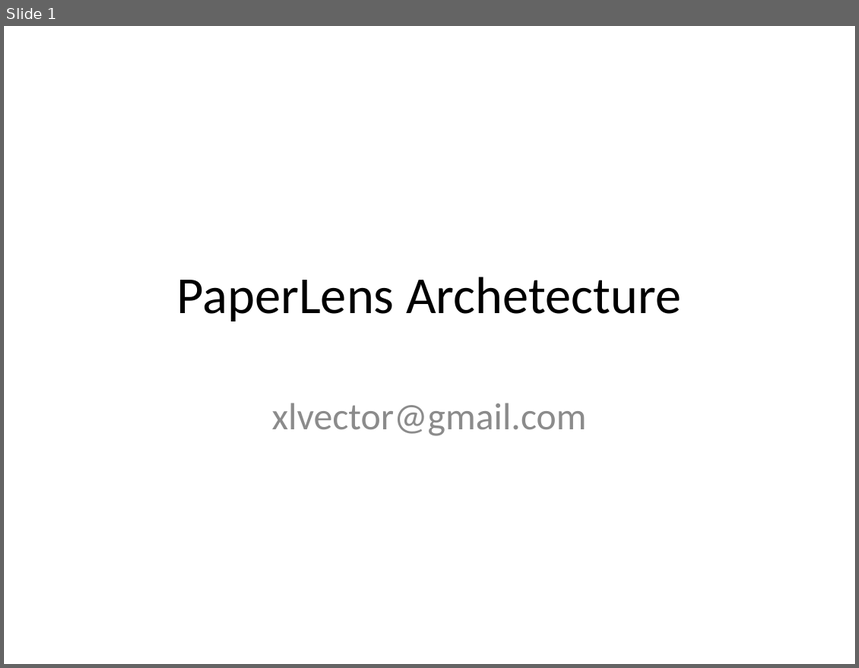
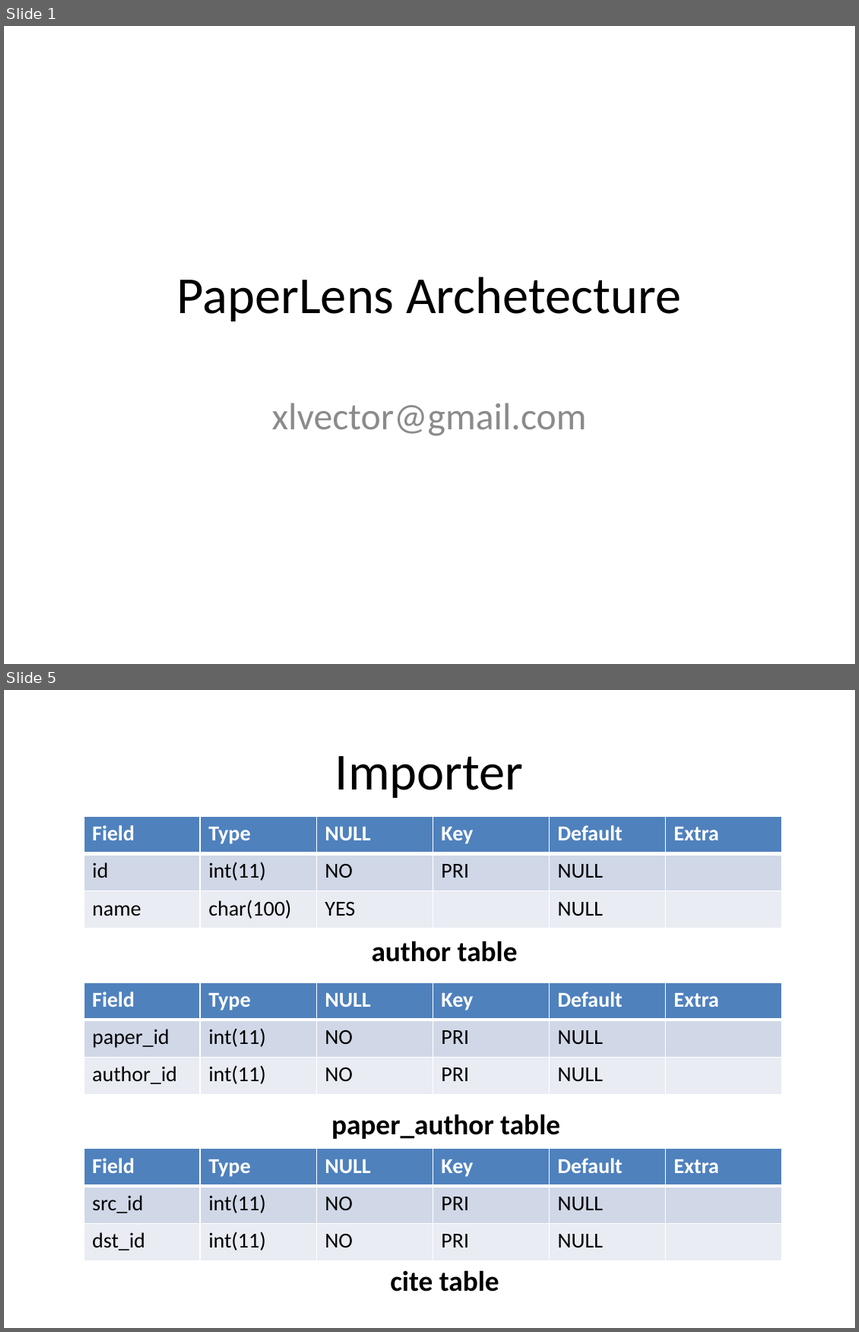
Before and after one commit to amumu-dev/paperlens, a slide deck: doc/PPT/PaperLens Archetecture.pptx. Shown one above the other, each under a label of ours: slide 1 before the commit, slides 1 and 5 after it; the slides between them are not shown. The pictures are 859x668 and 859x1332 pixels, drawn with LibreOffice and Linux fonts; fonts in the diff are those of the drawing. Boxes give left, top, right and bottom in pixels: in the first picture for what was removed or moved away, otherwise in the second. Text is boxed around its words. In the diff, an @@ line names an element or a change of style, - is before the commit and + after.

```diff
--- a/doc/PPT/PaperLens Archetecture.pptx
+++ b/doc/PPT/PaperLens Archetecture.pptx
@@ slide 5 added at bbox=[4, 690, 855, 1328], background #FFFFFF @@
@@ title added at bbox=[335, 756, 524, 798], 44 pt, text #000000 @@
+Importer
@@ table added at bbox=[84, 816, 784, 929], 3 rows, 6 columns @@
+Field | Type | NULL | Key | Default | Extra
+id | int(11) | NO | PRI | NULL | 
+name | char(100) | YES |  | NULL | 
@@ text added at bbox=[372, 941, 518, 962], 24 pt, text #000000, bold @@
+author table
@@ table added at bbox=[84, 983, 784, 1095], 3 rows, 6 columns @@
+Field | Type | NULL | Key | Default | Extra
+paper_id | int(11) | NO | PRI | NULL | 
+author_id | int(11) | NO | PRI | NULL | 
@@ text added at bbox=[332, 1114, 560, 1139], 24 pt, text #000000, bold @@
+paper_author table
@@ table added at bbox=[84, 1149, 784, 1262], 3 rows, 6 columns @@
+Field | Type | NULL | Key | Default | Extra
+src_id | int(11) | NO | PRI | NULL | 
+dst_id | int(11) | NO | PRI | NULL | 
@@ text added at bbox=[390, 1271, 500, 1292], 24 pt, text #000000, bold @@
+cite table
```
Also in this commit, not shown: 10 other slides added.
